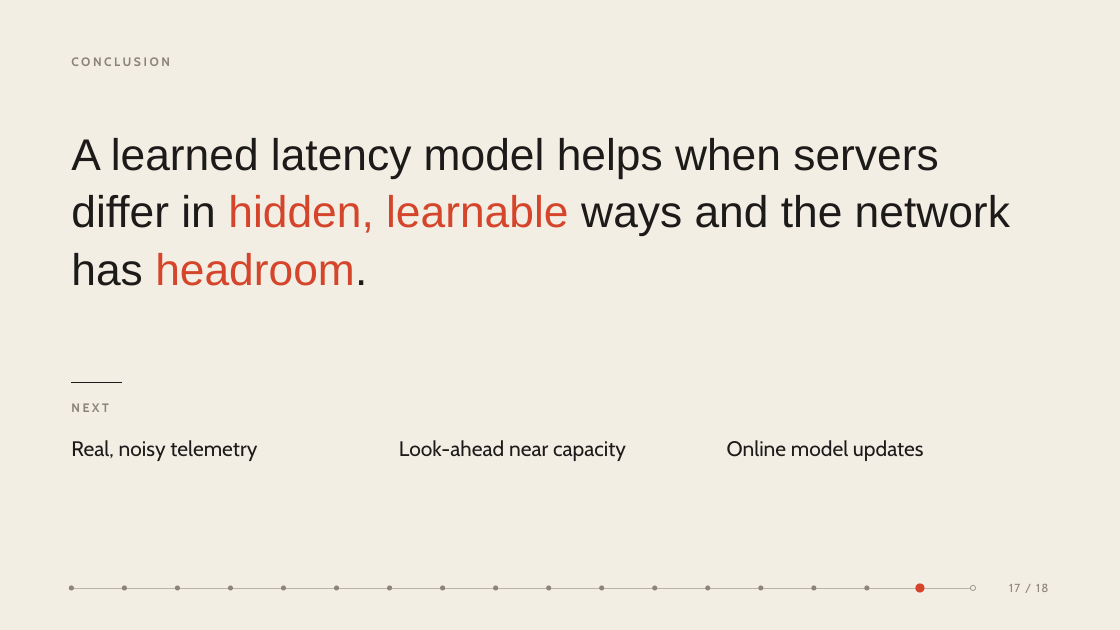
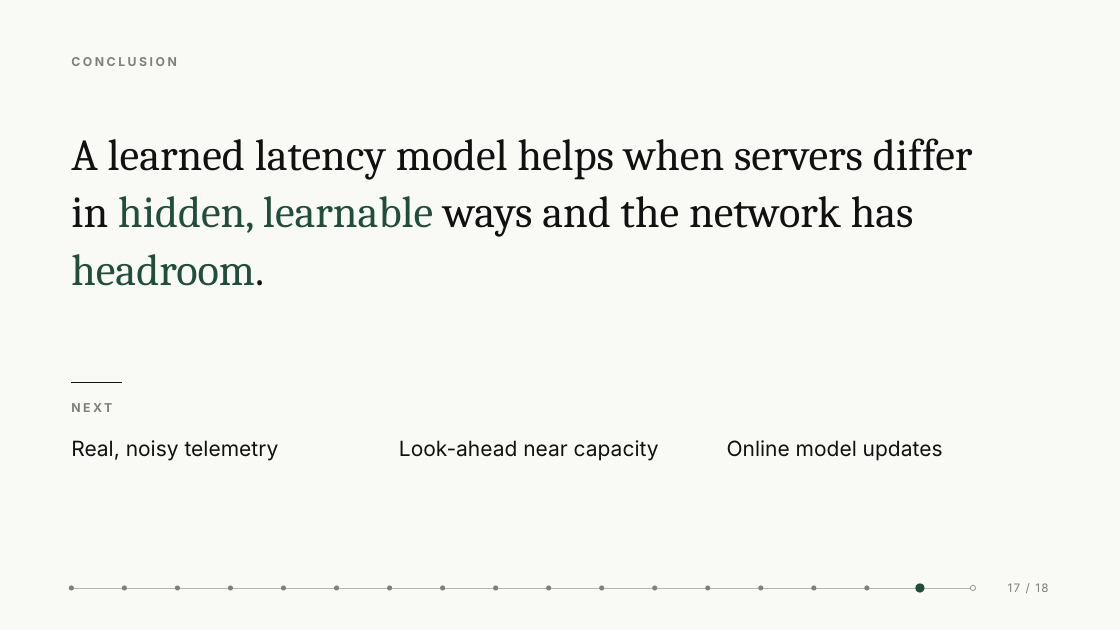
Before and after one commit to kalembasi/traffic-aware-vnf-placement-KDN, a slide deck: slide 17 of presentation/slides.pptx. Drawn at 1120x630 pixels with LibreOffice and Linux fonts; fonts in the diff are those of the drawing. Boxes give left, top, right and bottom in pixels: in the first picture for what was removed or moved away, otherwise in the second. Text is boxed around its words. In the diff, an @@ line names an element or a change of style, - is before the commit and + after.

```diff
--- a/presentation/slides.pptx
+++ b/presentation/slides.pptx
@@ background #F3EEE4 to #F9F9F6 @@
@@ text "A learned latency model helps ..." at bbox=[71, 138, 973, 286]: font Arial to Cambria; text colour #1C1B19 to #111111 in "A learned latency model helps when servers ..."; text colour #D4452B to #1F4E3D in "hidden, learnable headroom." @@
@@ line (71, 382) - (122, 382): stroke #1C1B19 1 pt to #111111 1 pt @@
@@ font Cabin to Inter, text colour #8A8578 to #7D807B in 3 elements at bbox=[71, 57, 177, 66], bbox=[1008, 583, 1048, 592], bbox=[71, 403, 112, 412] @@
@@ font Cabin to Inter, text colour #1C1B19 to #111111 in 3 elements at bbox=[71, 440, 279, 461], bbox=[399, 440, 659, 461], bbox=[727, 440, 943, 461] @@
@@ line (71, 588) - (973, 588): stroke #B9B4A9 0.5 pt to #B5B6B2 0.5 pt @@
@@ fill #8A8578 to #7D807B in 16 elements at bbox=[69, 586, 74, 591], bbox=[122, 586, 127, 591], bbox=[175, 586, 180, 591], bbox=[228, 586, 233, 591], bbox=[281, 586, 287, 591], bbox=[334, 586, 339, 591], bbox=[387, 586, 392, 591], bbox=[440, 586, 445, 591], bbox=[493, 586, 498, 591], bbox=[546, 586, 551, 591], bbox=[599, 586, 604, 591], bbox=[652, 586, 657, 591], bbox=[706, 586, 711, 591], bbox=[759, 586, 764, 591], bbox=[812, 586, 817, 591], bbox=[865, 586, 870, 591] @@
@@ ellipse at bbox=[916, 584, 925, 593]: fill #D4452B to #1F4E3D @@
@@ ellipse at bbox=[970, 586, 975, 591]: fill #F3EEE4 to #F9F9F6; outline #8A8578 0.5 pt to #7D807B 0.5 pt @@
```
Also in this commit, not shown: 17 other slides changed, 3 slides added, 2 slides removed, 19 other files.
